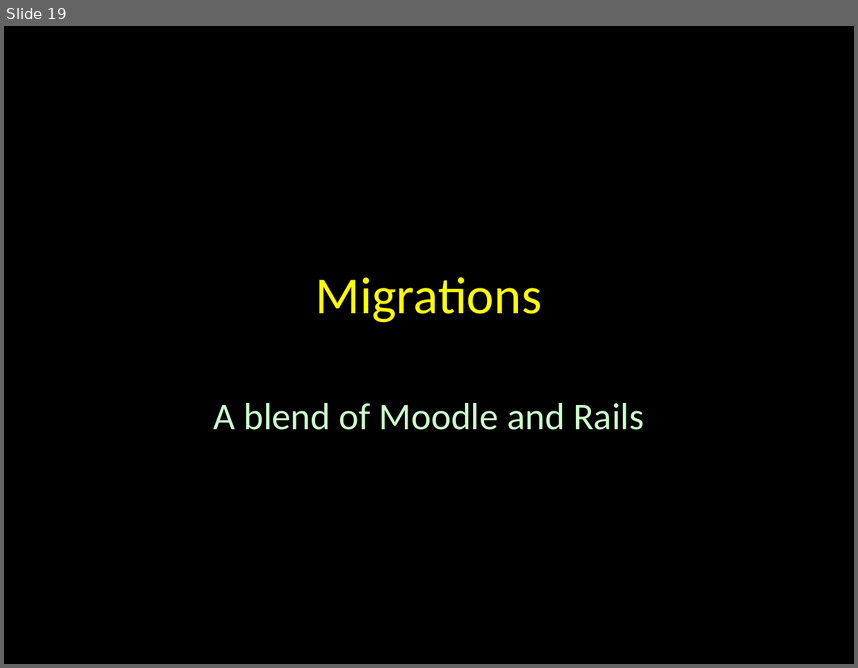
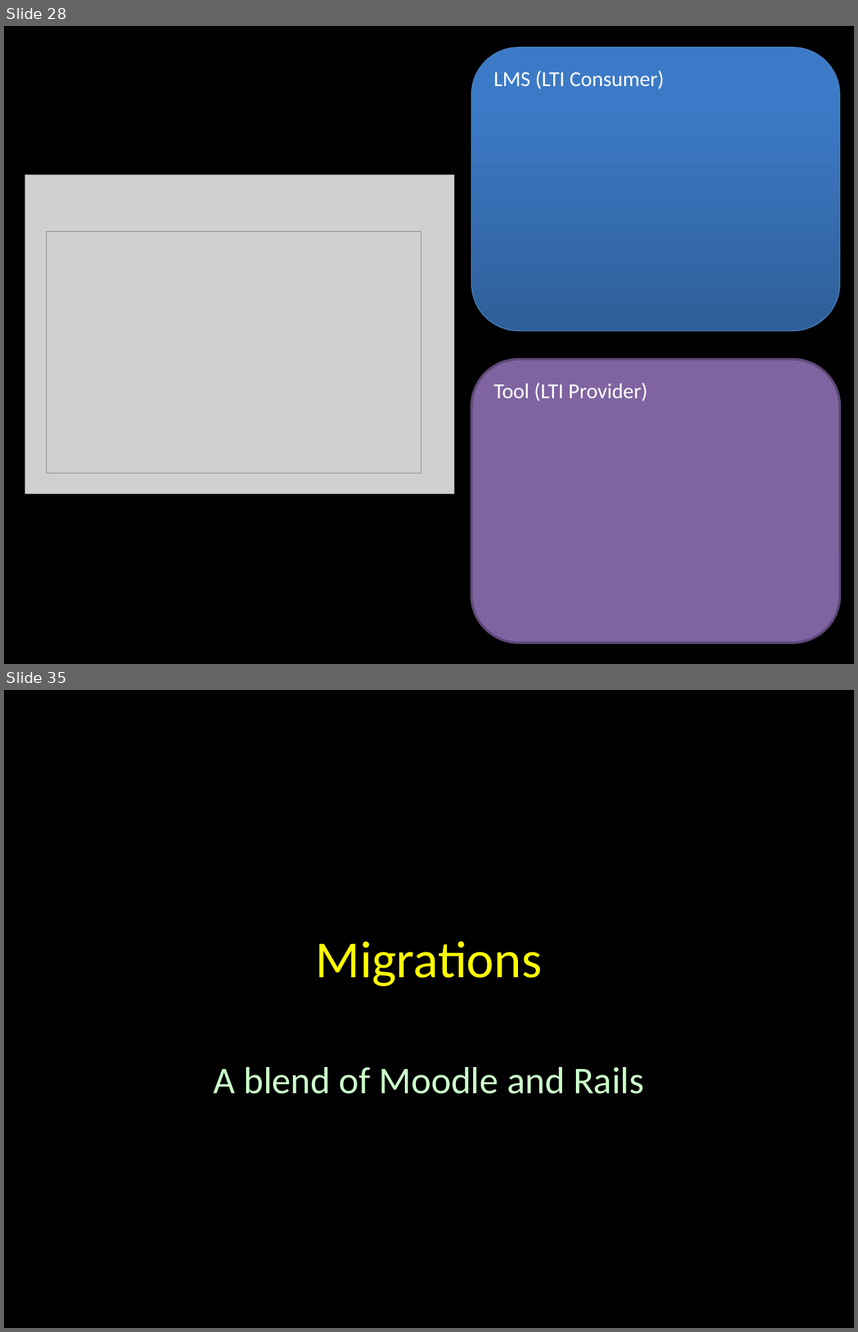
Before and after one commit to tsugiproject/tsugi, a slide deck: docs/lectures/02-Data-Model.pptx. Shown one above the other, each under a label of ours: slide 19 before the commit, slides 28 and 35 after it; the slides between them are not shown. The pictures are 858x668 and 858x1332 pixels, drawn with LibreOffice and Linux fonts; fonts in the diff are those of the drawing; grey boxes stand for pictures. Boxes give left, top, right and bottom in pixels: in the first picture for what was removed or moved away, otherwise in the second. Text is boxed around its words. In the diff, an @@ line names an element or a change of style, - is before the commit and + after.

```diff
--- a/docs/lectures/02-Data-Model.pptx
+++ b/docs/lectures/02-Data-Model.pptx
@@ slide 28 added at <box>4,26,854,664</box>, background #000000 @@
@@ rounded rectangle added at <box>472,47,840,330</box>, fill gradient #2F5F99 to #3D7CC7 to #3A7CCB, outline #4B7EBC 0.75 pt, 18 pt, text #FFFFFF @@
+LMS (LTI Consumer)
@@ picture added at <box>25,175,455,494</box> @@
@@ picture added at <box>47,232,421,473</box> @@
@@ rounded rectangle added at <box>472,359,840,642</box>, fill #8064A2, outline #5F4A78 2 pt, 18 pt, text #FFFFFF @@
+Tool (LTI Provider)
@@ what was slide 19 is now slide 35 @@
```
Also in this commit, not shown: 4 slides changed, 15 other slides added.
